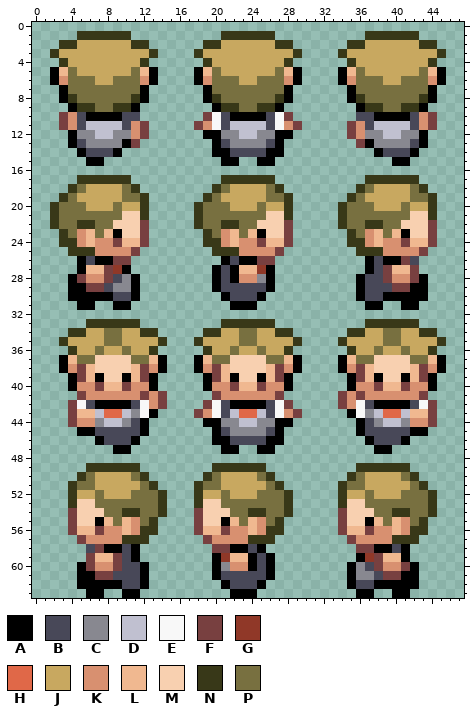
Two states of a pixel-art sprite, resources/trainersheet.png. This is how it looked before the edit.
The file is 48x64 pixels.
Palette (. is transparent): A #000000  B #484858  C #888890  D #c0c0d0  E #f8f8f8  F #784040  G #903828  H #e06848  J #c8a860  K #d89070  L #f0b890  M #f8d0b0  N #383818  P #787040
Pixels before (only the part around the change), first column x 0:
21 ..NPPPPPPPMMN.....NPPPPP
22 ..NPPNNPPMMMF.....NPPNNP
23 ...NPKLPLAMMF......NPKLP
24 ...NNKLKKFLLF......NNKLK
25 ....NNNKKKKF........NNNK
26 .....ABAAFF..........ABA
27 .....ALLFGA.........ABAL
28 ....AFKKFBCA........ABAK
29 ....AAFFBCCA........ABBB
30 ....AAAAABBA.........ABB
31 .....AA..AA...........AA
32 ........................
33 ......NNNNNN.........NNN
34 ....NNJJPPJJNN.....NNJJP
35 ...NJJJJPPJJJJN...NJJJJP
36 ....NJJPJJPJJN.....NJJPJ
37 ...ALPPMMMMPPLA...ALPPMM
38 ...AKFLMMMMLFKA...AKFLMM
39 ....AFLAMMALFA.....AFLAM
40 ....AKKFLLFKKA.....AKKFL
41 .....FKKKKKKFKF.....FKKK
42 ....FEBAAAABEKF....FEBAA
43 ....FLLDHHDCEA....FKEBDH
44 ....FKKCDDCBA......AACCD
45 .....AABBBBBA.......ABCC
46 .......ABBBA........AABB
47 .........AA..........AA.
48 ........................
49 ......NNNNNN........NNNN
50 .....NPJJJJPN......NPJJJ
51 ....NPPJJJJJPN....NPPJJJ
52 ....NJJPJJJPPPN...NJJPJJ
53 ....NMMPPPPPPPN...NMMPPP
54 ....FMMMPPNNPPN...FMMMPP
55 ....FMMALPLKPN....FMMALP
56 ....FLLFKKLKNN....FLLFKK
57 .....FKKKKNNN......FKKKK
58 ......BFAABA........FFAA
59 ......FLLFBA........AGLL
60 .....AFKKFBBA.......ACKK
61 .....AAFFBBBA.......ABBB
62 .....AAAAABBA........ABB
63 ......AA..AA..........AA
After:
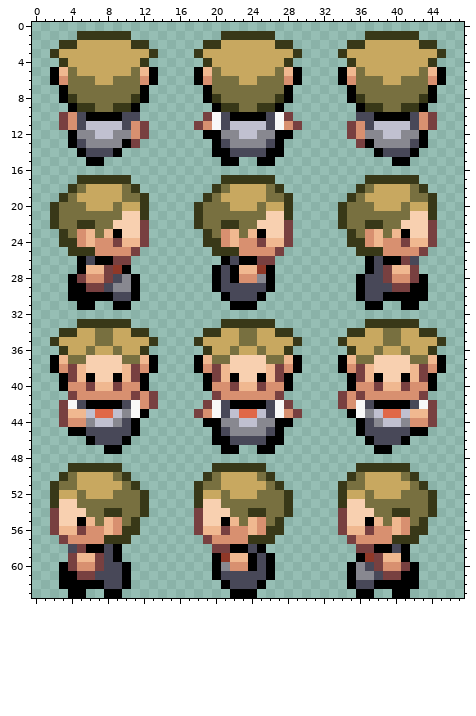
The edit:
Changed rows in their new state; - is an unchanged pixel.
first column x 2:
33 ---N-----.---
34 -N-J-P-J-N-.-
35 NJ---P-J---N.
36 -NJ-PJ-PJ-N.-
37 ALP-M---P-LA.
38 AKFLM---LFKA.
39 -AFLAM-ALFA.-
40 -AK-FL-FK-A.-
41 --FK-----FKF.
42 -FEBA---BEKF.
43 -FL-DH-DCEA.-
44 -FK-CD-CBA.--
45 --A-B----A.--
46 ----AB--A.---
47 ------A-.----
49 --NN----..---
50 -NPJJ--PN..--
51 NPPJJ---PN..-
52 NJJP-J-PP-N..
53 NMMPP-----N..
54 FMM-PPNNPPN..
55 FMMALP-KPN..-
56 FLLFKKL-NN..-
57 -FKK--NN-..--
58 --BFAAB-..---
59 --FLLFBA..---
60 -AFKKFBBA..--
61 -AAFFBB-A..--
62 -AA---BBA..--
63 --AA..AA..---
Boxes around the changes in both pictures, in picture pixels (x1, y1, x2, y2):
changed: (50, 319, 167, 598)
